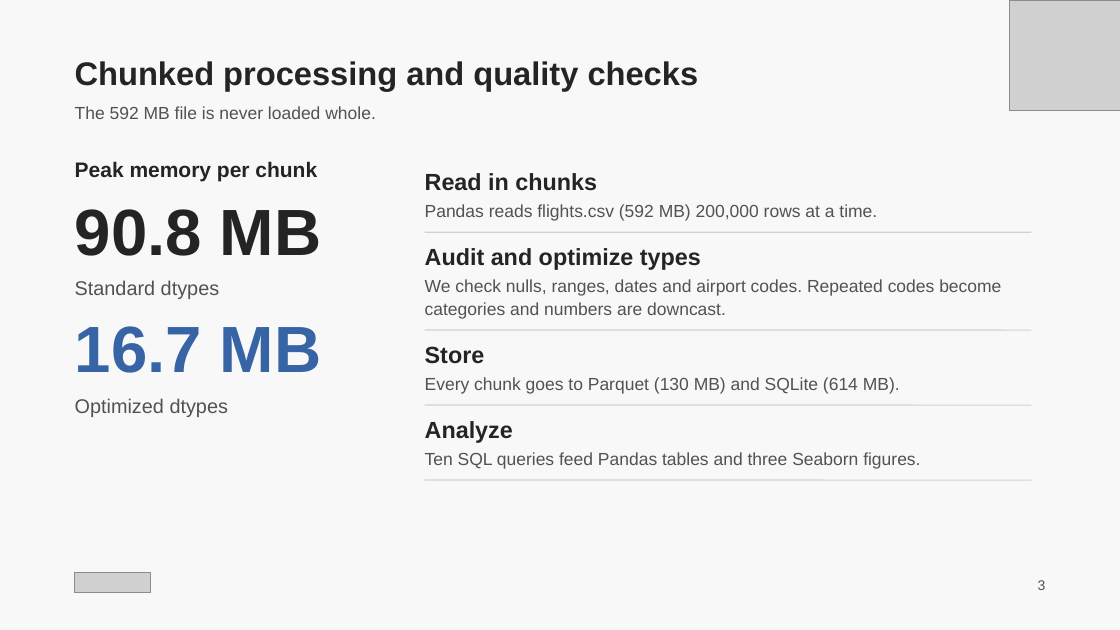
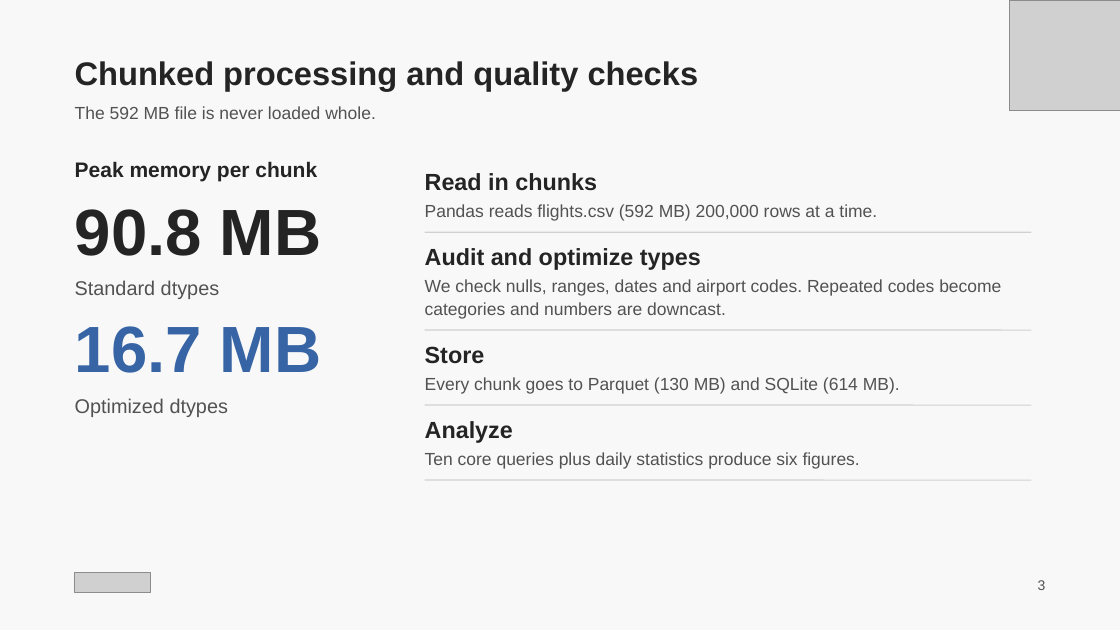
Before and after one commit to aknazar47/Programming-Final-Flights, a slide deck: slide 3 of submission/Flight Delays and Cancellations.pptx. Drawn at 1120x630 pixels with LibreOffice and Linux fonts; fonts in the diff are those of the drawing; grey boxes stand for pictures. Boxes give left, top, right and bottom in pixels: in the first picture for what was removed or moved away, otherwise in the second. Text is boxed around its words. In the diff, an @@ line names an element or a change of style, - is before the commit and + after.

```diff
--- a/submission/Flight Delays and Cancellations.pptx
+++ b/submission/Flight Delays and Cancellations.pptx
@@ text at box(425, 452, 860, 469): text changed @@
-Ten SQL queries feed Pandas tables and three Seaborn figures.
+Ten core queries plus daily statistics produce six figures.
```
Also in this commit, not shown: 6 other slides changed, 4 slides added, 1 other file.
